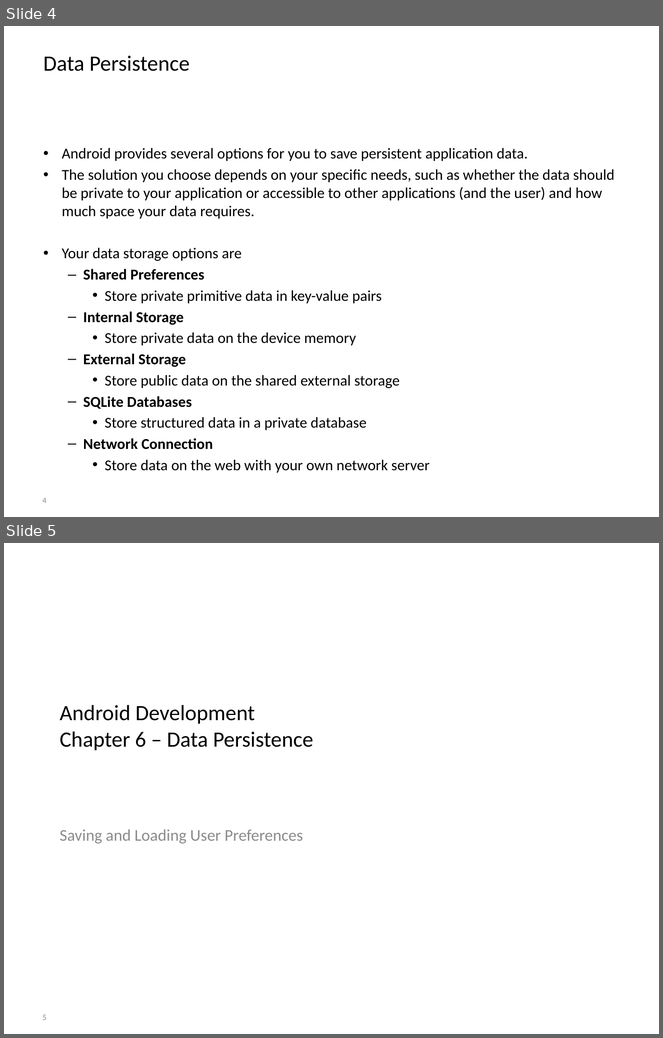
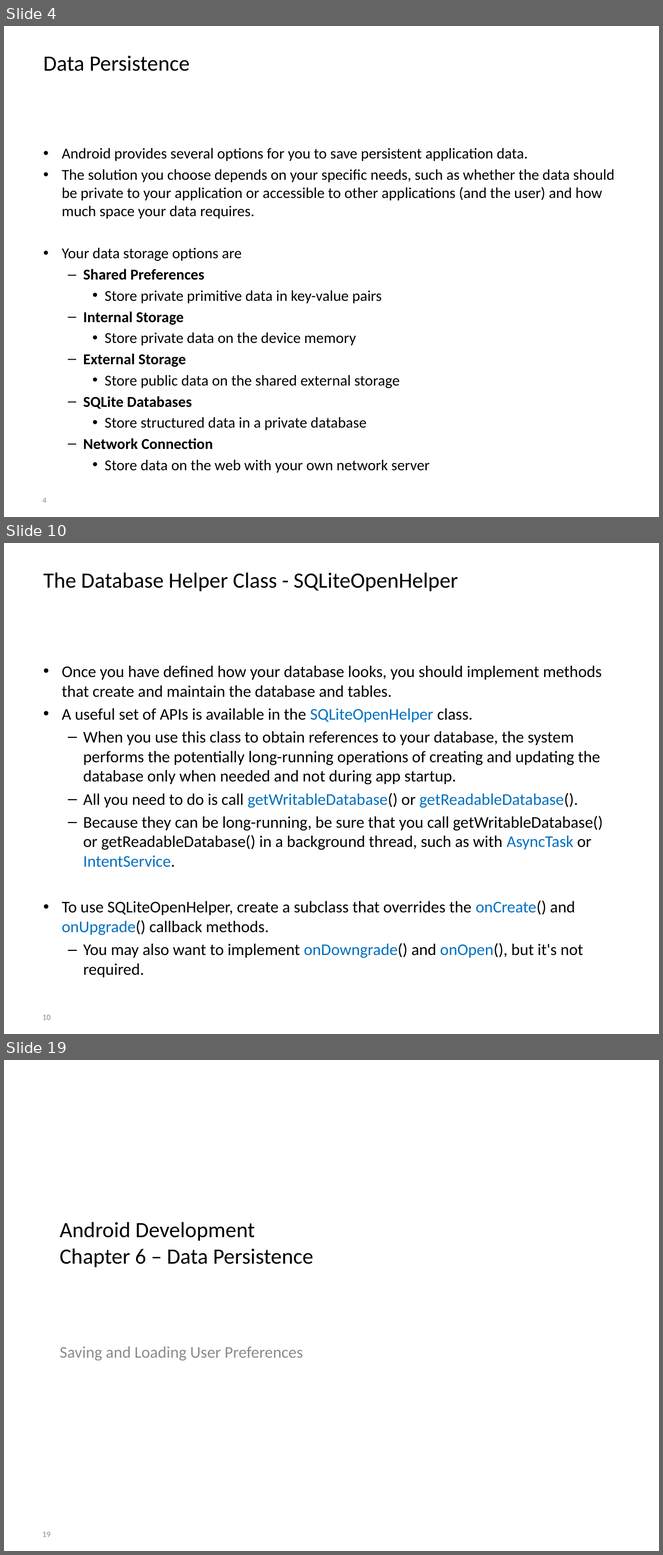
Before and after one commit to BioBoost/android_development_course, a slide deck: slides/chapter6_data_persistence.pptx. Shown one above the other, each under a label of ours: slides 4 and 5 before the commit, slides 4, 10 and 19 after it; the slides between them are not shown. The pictures are 663x1038 and 663x1555 pixels, drawn with LibreOffice and Linux fonts; fonts in the diff are those of the drawing; background and template pictures are left out. Boxes give left, top, right and bottom in pixels: in the first picture for what was removed or moved away, otherwise in the second. Text is boxed around its words. In the diff, an @@ line names an element or a change of style, - is before the commit and + after.

```diff
--- a/slides/chapter6_data_persistence.pptx
+++ b/slides/chapter6_data_persistence.pptx
@@ slide 10 added at bbox=[4, 543, 659, 1034], background picture (left out) @@
@@ title added at bbox=[44, 572, 458, 591], 24 pt, text #000000 @@
+The Database Helper Class - SQLiteOpenHelper
@@ text added at bbox=[62, 666, 604, 978], 18 pt, text #000000 @@
+• Once you have defined how your database looks, you should implement methods that create and maintain the database and tables.
+• A useful set of APIs is available in the SQLiteOpenHelper class.
+  – When you use this class to obtain references to your database, the system performs the potentially long-running operations of creating and updating the database only when needed and not during app startup.
+  – All you need to do is call getWritableDatabase() or getReadableDatabase().
+  – Because they can be long-running, be sure that you call getWritableDatabase() or getReadableDatabase() in a background thread, such as with AsyncTask or IntentService.
+• To use SQLiteOpenHelper, create a subclass that overrides the onCreate() and onUpgrade() callback methods.
+  – You may also want to implement onDowngrade() and onOpen(), but it's not required.
@@ page number added at bbox=[42, 1015, 51, 1020], 9 pt, text #8C8C8C @@
+10
@@ what was slide 5 is now slide 19 @@
@@ page number at bbox=[42, 1532, 51, 1537]: text changed @@
-5
+19
```
Also in this commit, not shown: 14 other slides added, 2 other files.
